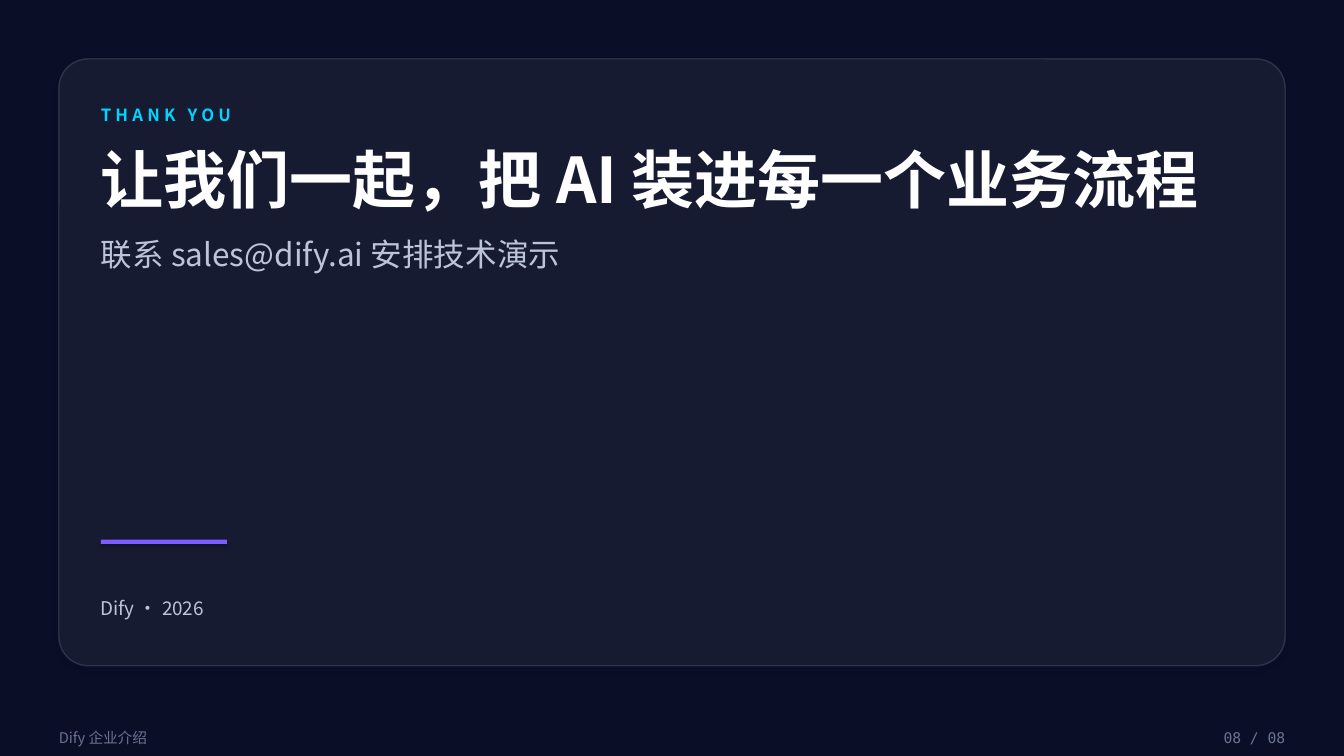
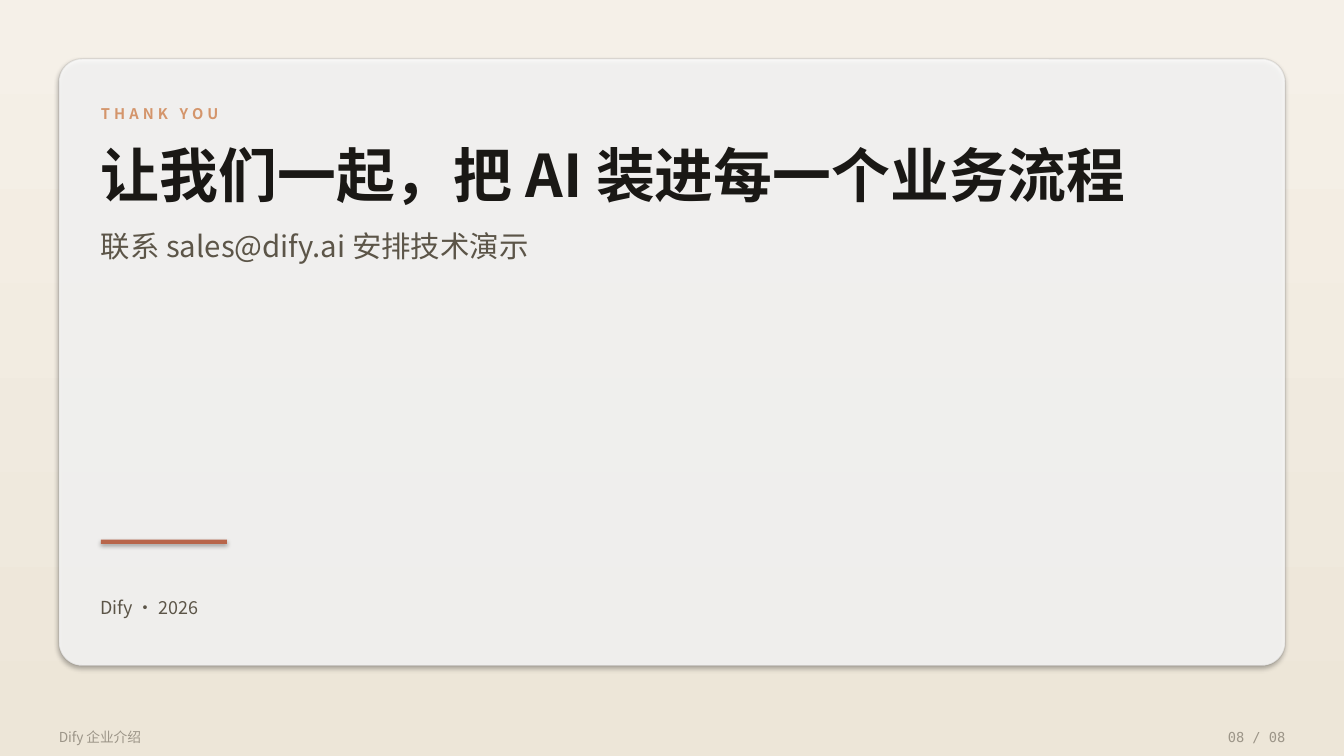
Before and after one commit to ZhengRui-Chen/bento-ppt-skill, a slide deck: slide 8 of examples/dify-intro/deck.pptx. Drawn at 1344x756 pixels with LibreOffice and Linux fonts; fonts in the diff are those of the drawing. Boxes give left, top, right and bottom in pixels: in the first picture for what was removed or moved away, otherwise in the second. Text is boxed around its words. In the diff, an @@ line names an element or a change of style, - is before the commit and + after.

```diff
--- a/examples/dify-intro/deck.pptx
+++ b/examples/dify-intro/deck.pptx
@@ rectangle at bbox=[0, 0, 1344, 756]: fill #0A0E27 to gradient #F5F0E8 to #EDE6D8 @@
@@ rounded rectangle at bbox=[58, 58, 1286, 665]: fill #FFFFFF at 6% opacity to #FFFFFF at 82% opacity; outline #FFFFFF 1 pt to #1A1815 1 pt; proportions changed @@
@@ text "THANK YOU" at bbox=[101, 108, 219, 119]: size 12 to 10.5 pt, text colour #00D4FF to #D4956B @@
@@ text "让我们一起，把 AI 装进每一个业务流程" at bbox=[101, 146, 1125, 205]: size 45 to 42 pt, text colour #FFFFFF to #1A1815 @@
@@ text "联系 sales@dify.ai 安排技术演示": place and size @@
-text "联系 sales@dify.ai 安排技术演示" at bbox=[101, 239, 560, 274]
+text "联系 sales@dify.ai 安排技术演示" at bbox=[101, 232, 528, 264]
@@ text "联系 sales@dify.ai 安排技术演示" at bbox=[101, 232, 528, 264]: size 22.5 to 21 pt, text colour #BCC4D8 to #5C5548 @@
@@ rectangle at bbox=[101, 539, 227, 543]: fill #7C5CFF to #B8654A @@
@@ text "Dify · 2026" at bbox=[101, 599, 199, 618]: size 13.5 to 12.8 pt, text colour #BCC4D8 to #5C5548 @@
@@ text "Dify 企业介绍" at bbox=[59, 731, 141, 745]: size 10.5 to 9.8 pt, text colour #6B7392 to #9C9588 @@
@@ text "08 / 08" at bbox=[1228, 732, 1285, 742]: size 10.5 to 9.8 pt, text colour #6B7392 to #9C9588 @@
```
Also in this commit, not shown: 7 other slides changed, 3 other files.
